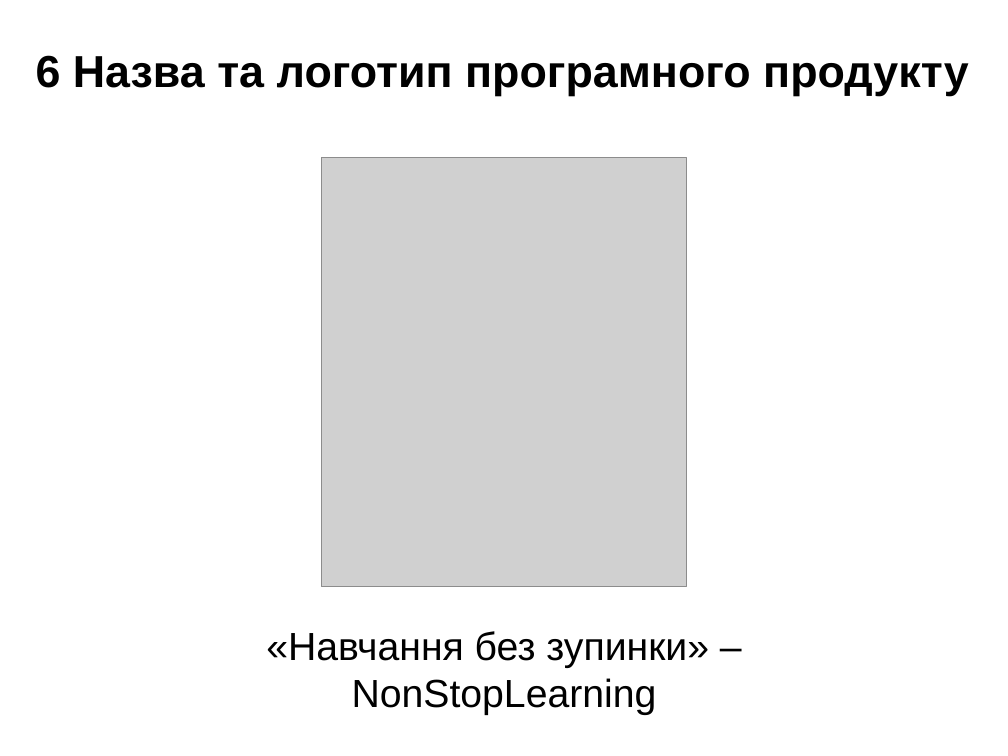
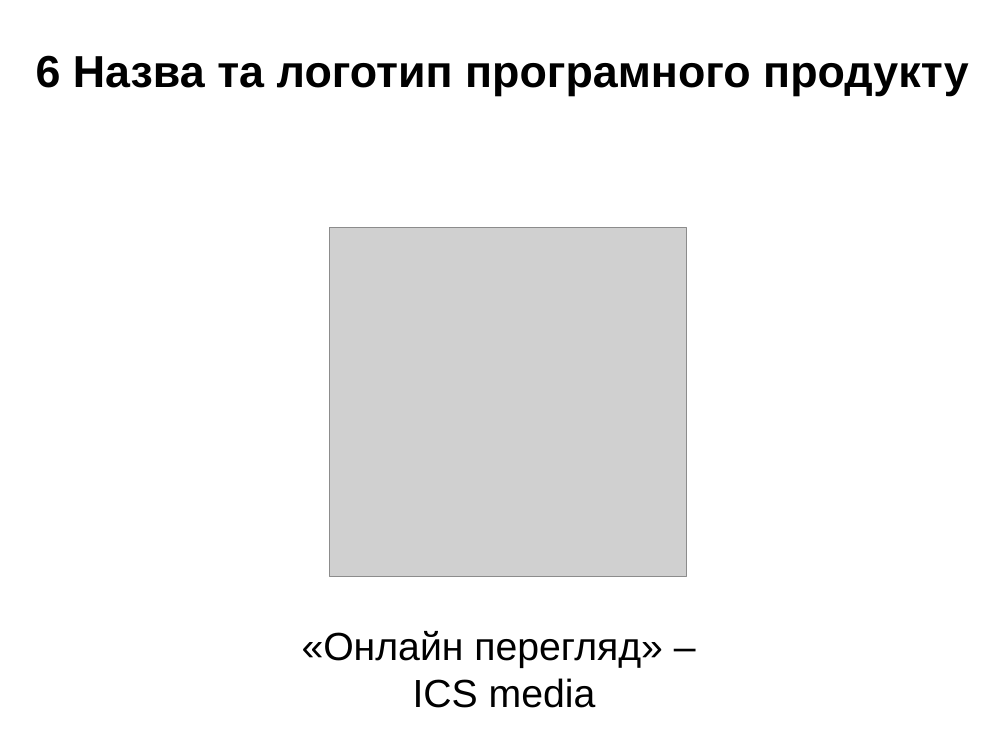
Before and after one commit to elxaz/kursa4AI, a slide deck: slide 7 of smth.ppt. Drawn at 1008x756 pixels with LibreOffice and Linux fonts; fonts in the diff are those of the drawing; grey boxes stand for pictures. Boxes give left, top, right and bottom in pixels: in the first picture for what was removed or moved away, otherwise in the second. Text is boxed around its words. In the diff, an @@ line names an element or a change of style, - is before the commit and + after.

Commit message:
work

```diff
--- a/smth.ppt
+++ b/smth.ppt
@@ picture resized from (x1=322, y1=157, x2=686, y2=587) to (x1=330, y1=227, x2=686, y2=577) @@
@@ text at (x1=302, y1=631, x2=663, y2=708): text changed @@
-«Навчання без зупинки» – NonStopLearning
+«Онлайн перегляд» –
+ICS media
```
Also in this commit, not shown: 1 other slide changed.
